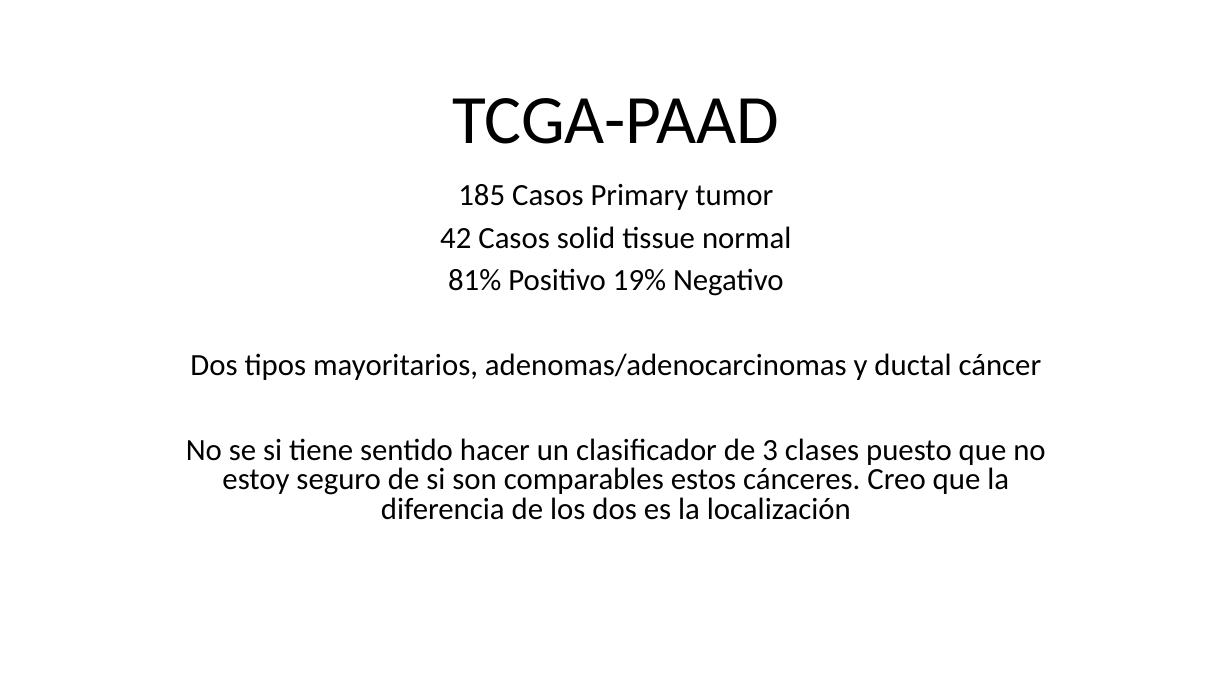
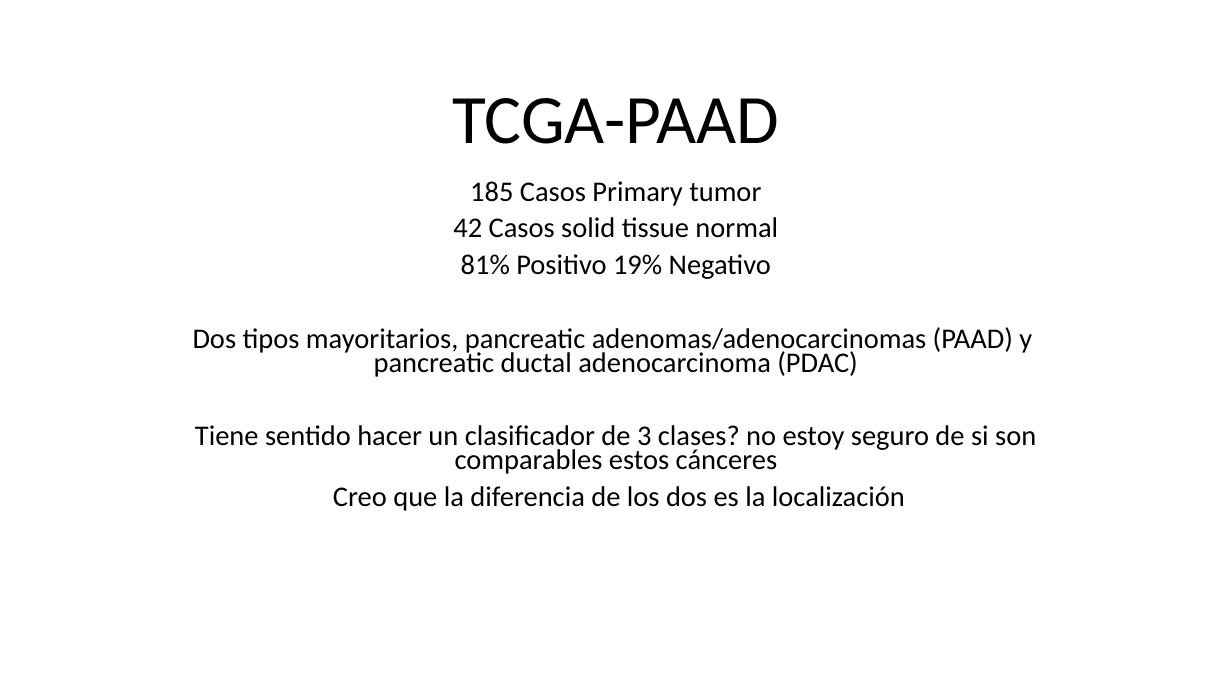
Before and after one commit to alejandroborj/heterogeneous-data, a slide deck: slide 2 of pregunta.pptx. Drawn at 1232x693 pixels with LibreOffice and Linux fonts; fonts in the diff are those of the drawing. Boxes give left, top, right and bottom in pixels: in the first picture for what was removed or moved away, otherwise in the second. Text is boxed around its words. In the diff, an @@ line names an element or a change of style, - is before the commit and + after.

```diff
--- a/pregunta.pptx
+++ b/pregunta.pptx
@@ subtitle at box(453, 181, 778, 279): size 24 to 22.2 pt in "185 Casos Primary tumor", "42 Casos solid tissue normal", "81% Positivo 19% Negativo"; line spacing 0.8 to 0.7 @@
@@ subtitle at box(193, 327, 1036, 511): text changed; size 24 to 22.2 pt @@
-Dos tipos mayoritarios, adenomas/adenocarcinomas y ductal cáncer
-No se si tiene sentido hacer un clasificador de 3 clases puesto que no estoy seguro de si son comparables estos cánceres. Creo que la diferencia de los dos es la localización
+Dos tipos mayoritarios, pancreatic adenomas/adenocarcinomas (PAAD) y pancreatic ductal adenocarcinoma (PDAC)
+Tiene sentido hacer un clasificador de 3 clases? no estoy seguro de si son comparables estos cánceres
+Creo que la diferencia de los dos es la localización
```
Also in this commit, not shown: 3 other slides changed, 5 slides added, 1 slide removed, 5 other files.
